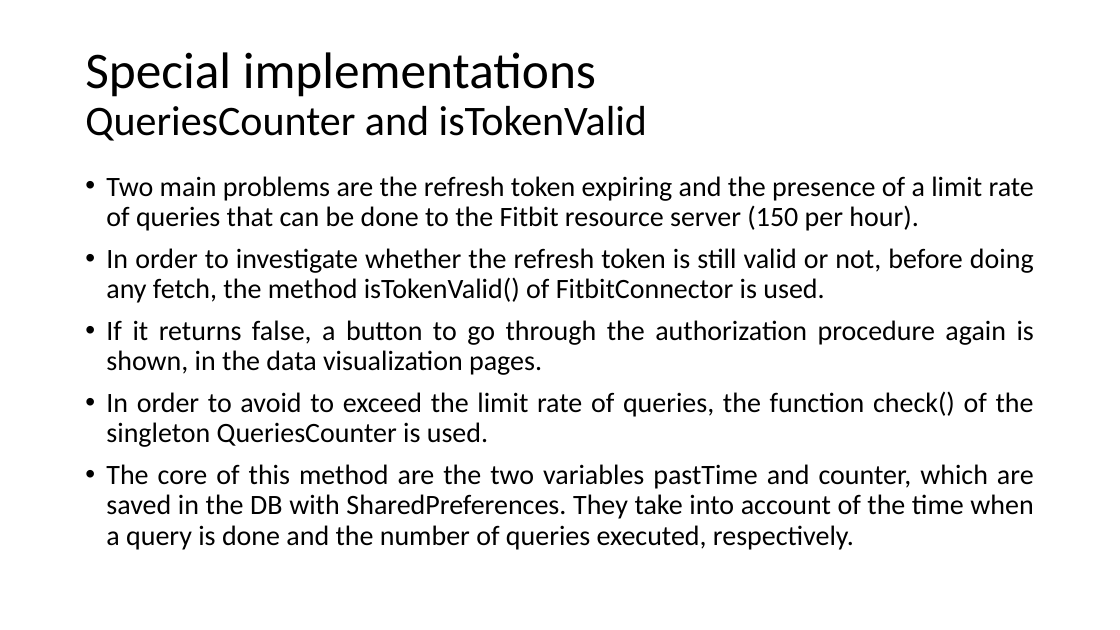
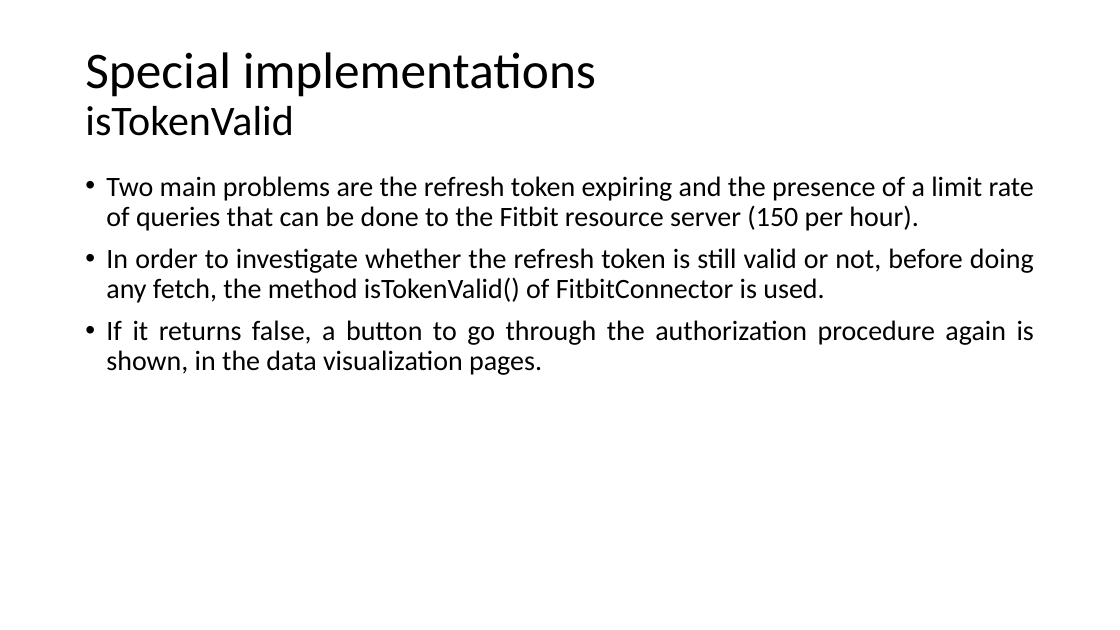
Before and after one commit to marilorena/ProgettoAppBWT, a slide deck: slide 13 of project_presentation.pptx. Drawn at 1120x630 pixels with LibreOffice and Linux fonts; fonts in the diff are those of the drawing. Boxes give left, top, right and bottom in pixels: in the first picture for what was removed or moved away, otherwise in the second. Text is boxed around its words. In the diff, an @@ line names an element or a change of style, - is before the commit and + after.

```diff
--- a/project_presentation.pptx
+++ b/project_presentation.pptx
@@ title at (85, 52, 596, 136): text changed; size 36 to 44 pt @@
-Special implementations
-QueriesCounter and isTokenValid
+Special implementations
+isTokenValid
@@ text at (106, 391, 1034, 550): paragraphs removed @@
-• In order to avoid to exceed the limit rate of queries, the function check() of the singleton QueriesCounter is used.
-• The core of this method are the two variables pastTime and counter, which are saved in the DB with SharedPreferences. They take into account of the time when a query is done and the number of queries executed, respectively.
```
Also in this commit, not shown: 3 other slides changed.
